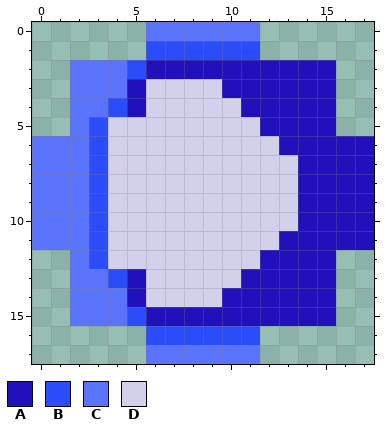
Edited in one commit: pixel-art sprite (Game/data/enemyfireball_04.png). Above: the version before the commit.
The file is 90x90 pixels, drawn in blocks of 5x5; one block is one cell here.
Palette (. is transparent): A #2211bb  B #2a4cf9  C #5973fb  D #d3d0ec
Pixels before, first column x 0:
 0 ......CCCCCC......
 1 ......BBBBBB......
 2 ..CCCBAAAAAAAAAA..
 3 ..CCCADDDDAAAAAA..
 4 ..CCBADDDDDAAAAA..
 5 ..CBDDDDDDDDAAAA..
 6 CCCBDDDDDDDDDAAAAA
 7 CCCBDDDDDDDDDDAAAA
 8 CCCBDDDDDDDDDDAAAA
 9 CCCBDDDDDDDDDDAAAA
10 CCCBDDDDDDDDDDAAAA
11 CCCBDDDDDDDDDAAAAA
12 ..CBDDDDDDDDAAAA..
13 ..CCBADDDDDAAAAA..
14 ..CCCADDDDAAAAAA..
15 ..CCCBAAAAAAAAAA..
16 ......BBBBBB......
17 ......CCCCCC......
Now the later version:
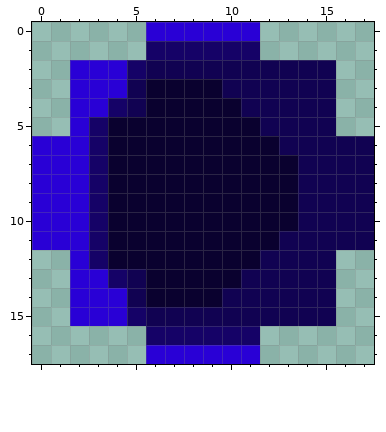
The edit:
Colour A changes from #2211bb to #110252.
Colour B changes from #2a4cf9 to #150267.
Colour C changes from #5973fb to #2900d6.
Colour D changes from #d3d0ec to #0a012f.
Where, in picture pixels (left, top, right, bottom), the same in both pictures:
changed: (32, 22, 374, 364)
